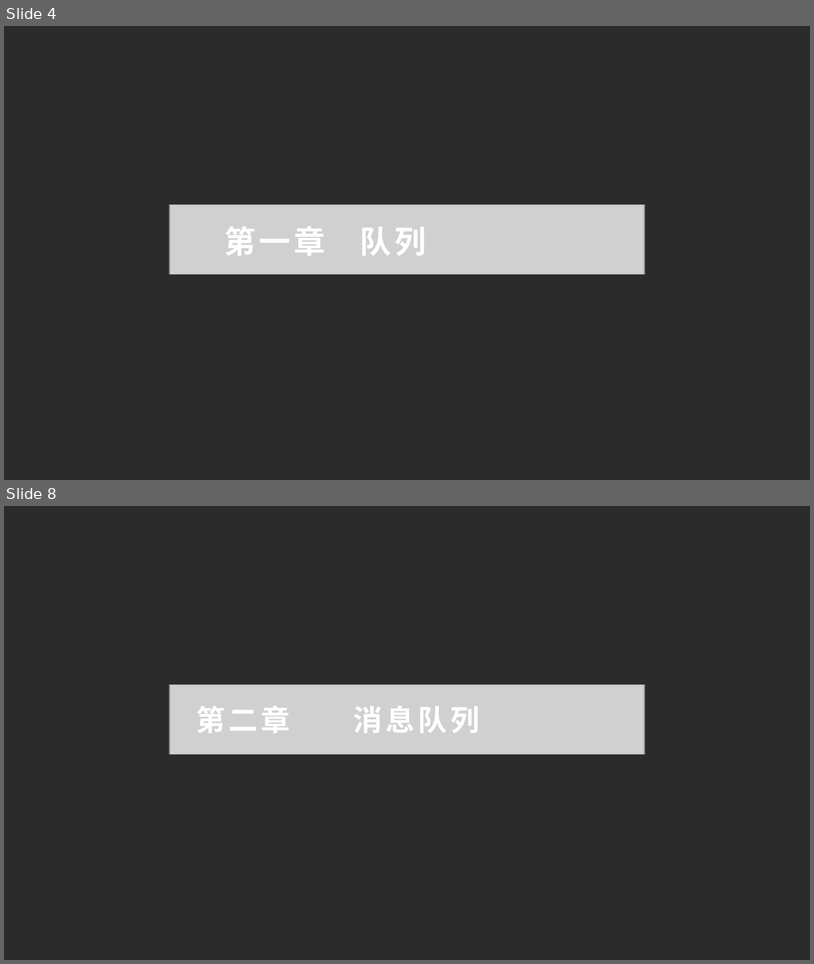
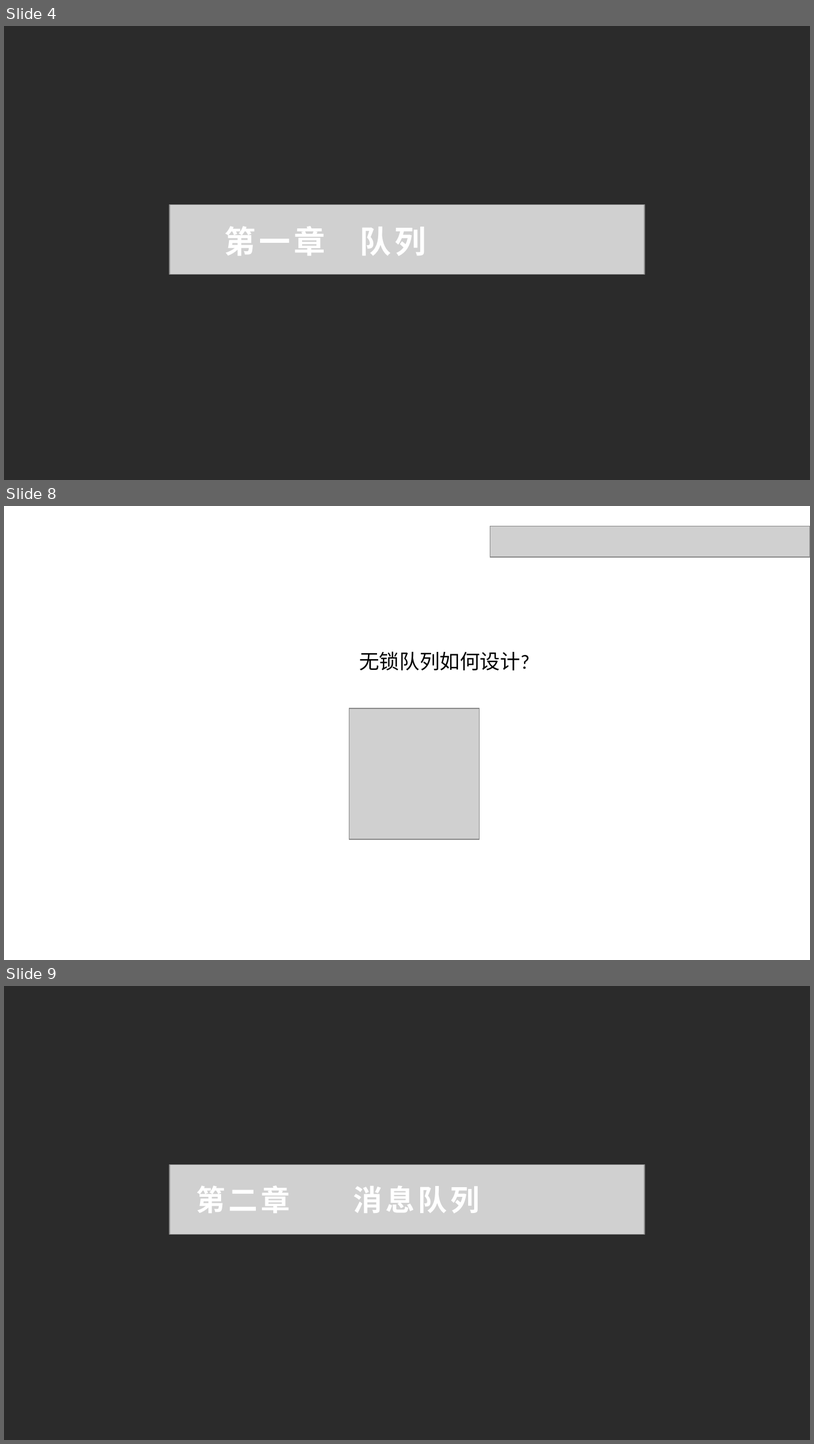
Before and after one commit to dxh122685692/doc, a slide deck: 分享.pptx. Shown one above the other, each under a label of ours: slides 4 and 8 before the commit, slides 4, 8 and 9 after it; the slides between them are not shown. The pictures are 814x964 and 814x1444 pixels, drawn with LibreOffice and Linux fonts; fonts in the diff are those of the drawing; grey boxes stand for pictures; background and template pictures are left out; a plain dark background stands for a picture behind light text. Boxes give left, top, right and bottom in pixels: in the first picture for what was removed or moved away, otherwise in the second. Text is boxed around its words. In the diff, an @@ line names an element or a change of style, - is before the commit and + after.

```diff
--- a/分享.pptx
+++ b/分享.pptx
@@ slide 8 added at (x1=4, y1=506, x2=810, y2=960), background #FFFFFF @@
@@ picture added at (x1=490, y1=526, x2=810, y2=557) @@
@@ text added at (x1=359, y1=651, x2=530, y2=670), 18 pt, text #000000 @@
+无锁队列如何设计?
@@ picture added at (x1=349, y1=708, x2=479, y2=839) @@
@@ what was slide 8 is now slide 9 @@
```
Also in this commit, not shown: 2 slides changed, 4 other slides added, 3 slides removed.
